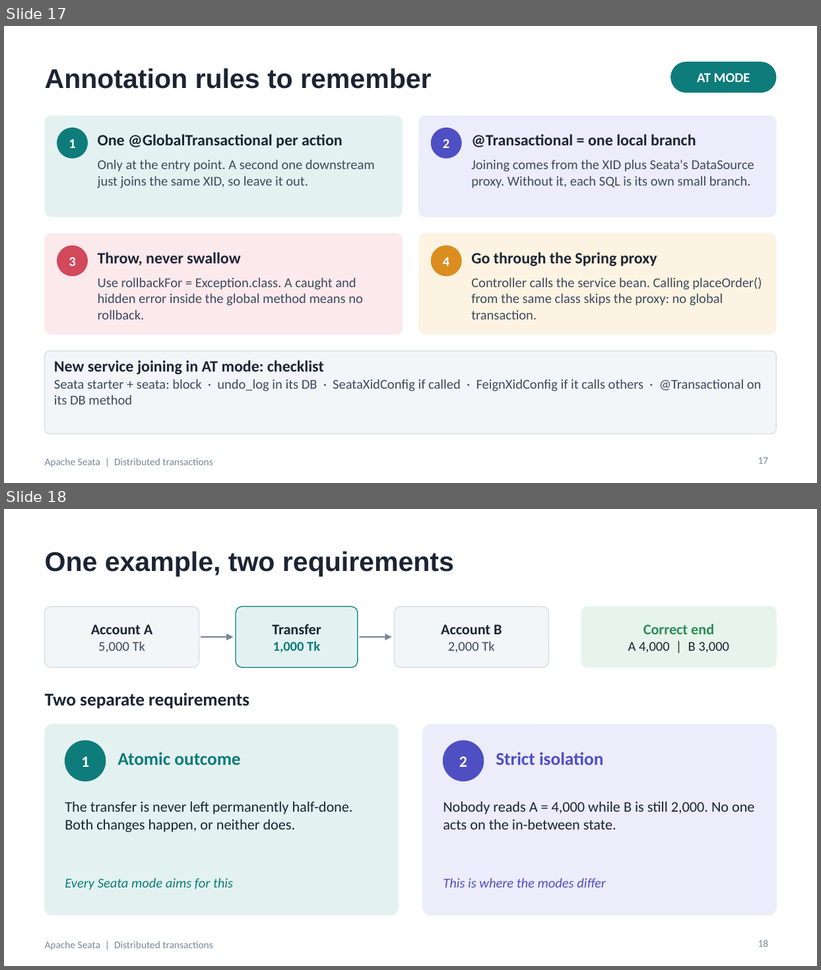
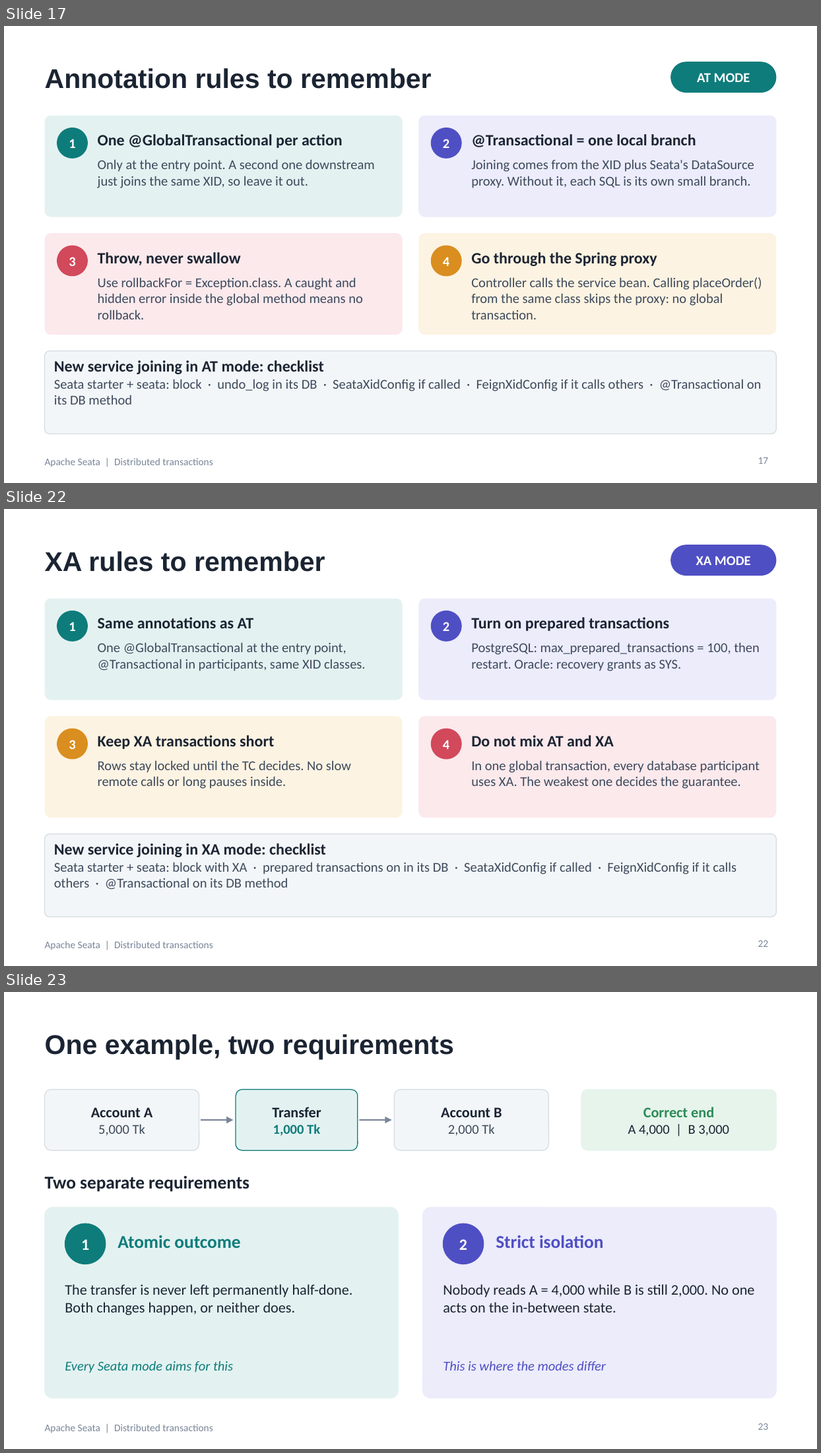
Before and after one commit to Snigdah/Distributed_Transactions, a slide deck: seata-strong-consistency.pptx. Shown one above the other, each under a label of ours: slides 17 and 18 before the commit, slides 17, 22 and 23 after it; the slides between them are not shown. The pictures are 821x970 and 821x1453 pixels, drawn with LibreOffice and Linux fonts; fonts in the diff are those of the drawing. Boxes give left, top, right and bottom in pixels: in the first picture for what was removed or moved away, otherwise in the second. Text is boxed around its words. In the diff, an @@ line names an element or a change of style, - is before the commit and + after.

```diff
--- a/seata-strong-consistency.pptx
+++ b/seata-strong-consistency.pptx
@@ slide 22 added at [4, 509, 817, 966], background #FFFFFF; not listed: 1 template element that a slide beside it also shows @@
@@ rounded rectangle added at [671, 545, 776, 576], fill #4F4FC4, 12 pt, text #FFFFFF, bold @@
+XA MODE
@@ title added at [45, 551, 325, 572], 24 pt, text #1B2432, bold @@
+XA rules to remember
@@ rounded rectangle added at [45, 599, 403, 700], fill #E3F2F1 @@
@@ rounded rectangle added at [418, 599, 776, 700], fill #ECECFB @@
@@ ellipse added at [57, 611, 88, 642], fill #0E7C7B, 12 pt, text #FFFFFF, bold @@
+1
@@ text added at [98, 617, 254, 628], 14 pt, text #1B2432, bold @@
+Same annotations as AT
@@ ellipse added at [431, 611, 462, 642], fill #4F4FC4, 12 pt, text #FFFFFF, bold @@
+2
@@ text added at [471, 617, 669, 631], 14 pt, text #1B2432, bold @@
+Turn on prepared transactions
@@ text added at [98, 642, 366, 671], 12 pt, text #3D4A5C @@
+One @GlobalTransactional at the entry point, @Transactional in participants, same XID classes.
@@ text added at [471, 642, 760, 671], 12 pt, text #3D4A5C @@
+PostgreSQL: max_prepared_transactions = 100, then restart. Oracle: recovery grants as SYS.
@@ rounded rectangle added at [45, 716, 403, 818], fill #FDF3E2 @@
@@ rounded rectangle added at [418, 716, 776, 818], fill #FBE9EC @@
@@ ellipse added at [57, 729, 88, 759], fill #D98E1F, 12 pt, text #FFFFFF, bold @@
+3
@@ text added at [98, 735, 274, 749], 14 pt, text #1B2432, bold @@
+Keep XA transactions short
@@ ellipse added at [431, 729, 462, 759], fill #D1495B, 12 pt, text #FFFFFF, bold @@
+4
@@ text added at [471, 735, 614, 747], 14 pt, text #1B2432, bold @@
+Do not mix AT and XA
@@ text added at [98, 760, 351, 789], 12 pt, text #3D4A5C @@
+Rows stay locked until the TC decides. No slow remote calls or long pauses inside.
@@ text added at [471, 760, 760, 789], 12 pt, text #3D4A5C @@
+In one global transaction, every database participant uses XA. The weakest one decides the guarantee.
@@ rounded rectangle added at [45, 834, 776, 917], fill #F3F6F8, outline #D5DCE3 0.75 pt, 12 pt, text #3D4A5C @@
+New service joining in XA mode: checklist
+Seata starter + seata: block with XA · prepared transactions on in its DB · SeataXidConfig if called · FeignXidConfig if it calls others · @Transactional on its DB method
@@ page number added at [758, 941, 769, 947], 9 pt, text #7A8699 @@
+22
@@ what was slide 18 is now slide 23 @@
@@ page number at [758, 1424, 769, 1430]: text changed @@
-18
+23
```
Also in this commit, not shown: 4 other slides added, 14 other files.
